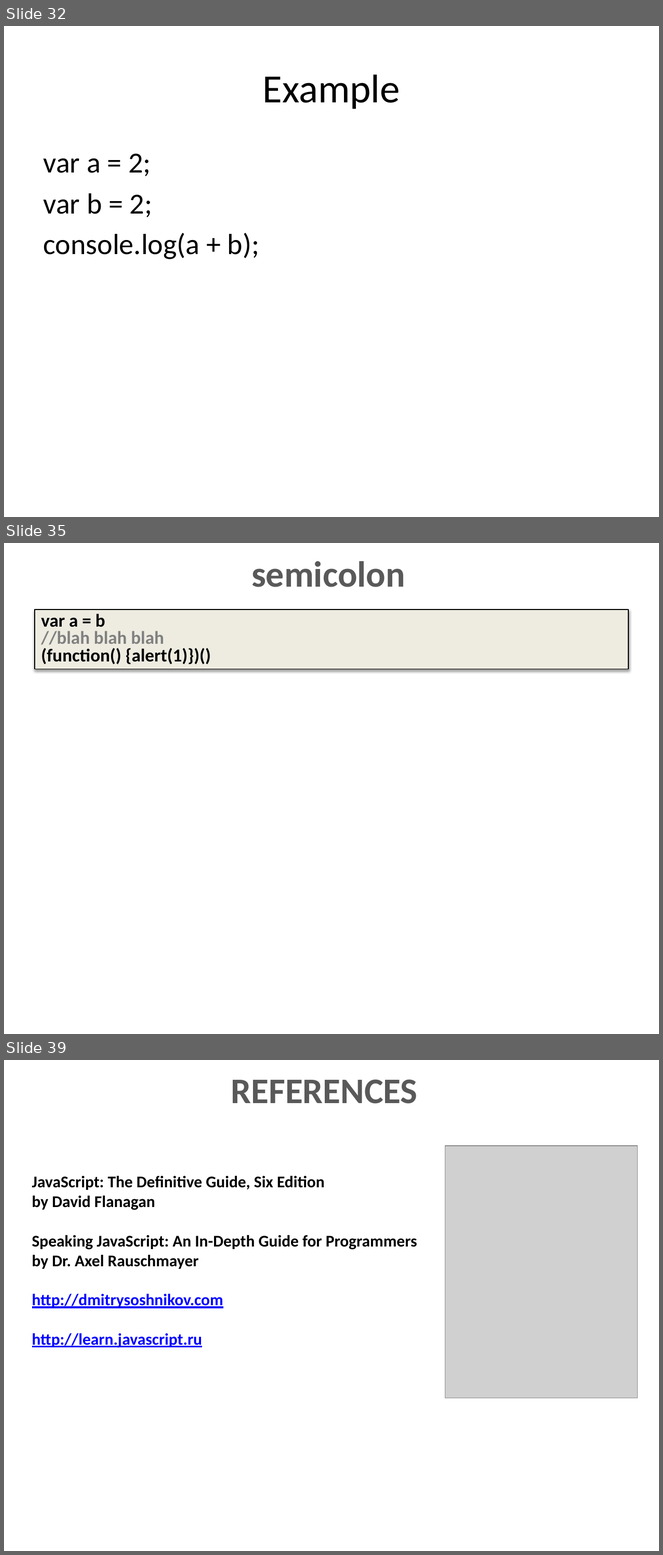
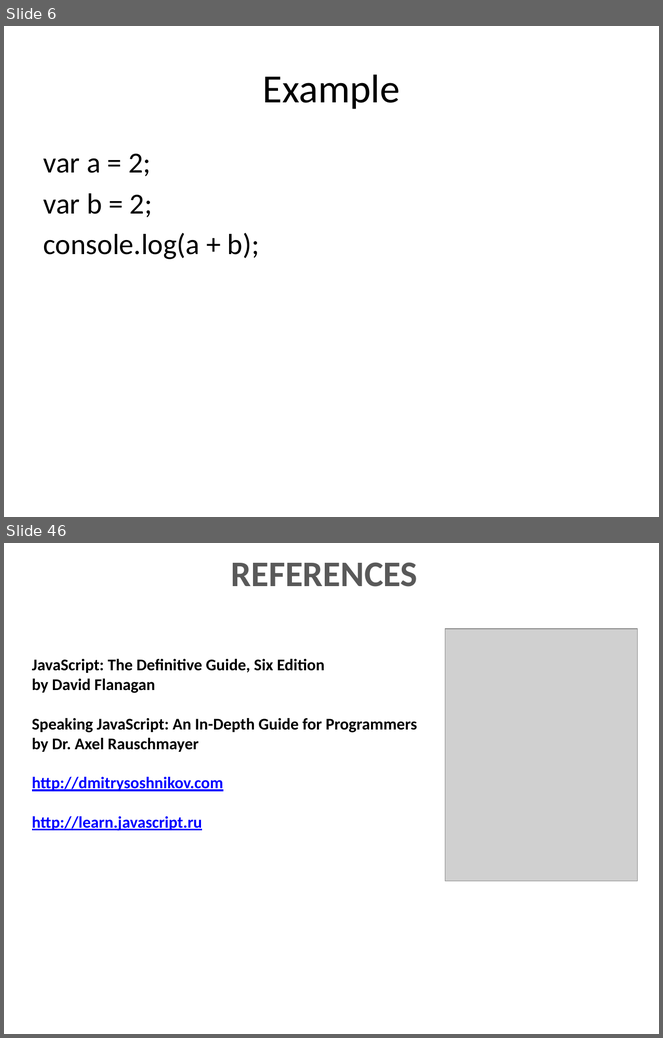
Before and after one commit to dzmitry-varabei/front-end-course, a slide deck: lecture-3-recap-scope/scope.pptx. Shown one above the other, each under a label of ours: slides 32, 35 and 39 before the commit, slides 6 and 46 after it; the slides between them are not shown. The pictures are 663x1555 and 663x1038 pixels, drawn with LibreOffice and Linux fonts; fonts in the diff are those of the drawing; grey boxes stand for pictures. Boxes give left, top, right and bottom in pixels: in the first picture for what was removed or moved away, otherwise in the second. Text is boxed around its words. In the diff, an @@ line names an element or a change of style, - is before the commit and + after.

```diff
--- a/lecture-3-recap-scope/scope.pptx
+++ b/lecture-3-recap-scope/scope.pptx
@@ slide 35 removed at [4, 543, 659, 1034], background #FFFFFF @@
@@ text removed at [252, 561, 405, 587] @@
-semicolon
@@ rectangle removed at [35, 610, 629, 669] @@
-var a = b
-//blah blah blah
-(function() {alert(1)})()
@@ what was slide 32 is now slide 6 @@
@@ what was slide 39 is now slide 46 @@
```
Also in this commit, not shown: 4 slides changed, 10 slides added, 12 other slides removed, 3 other files.
